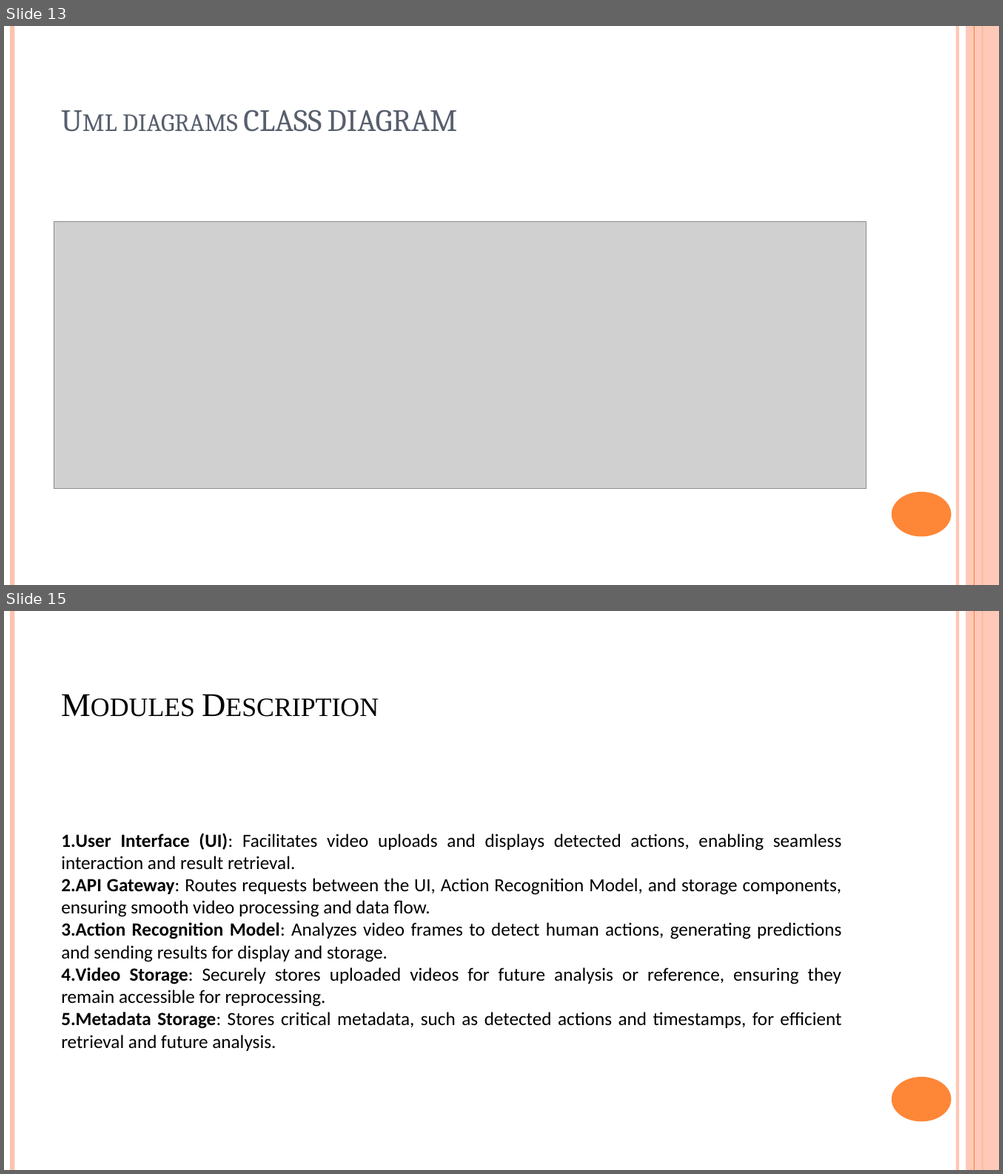
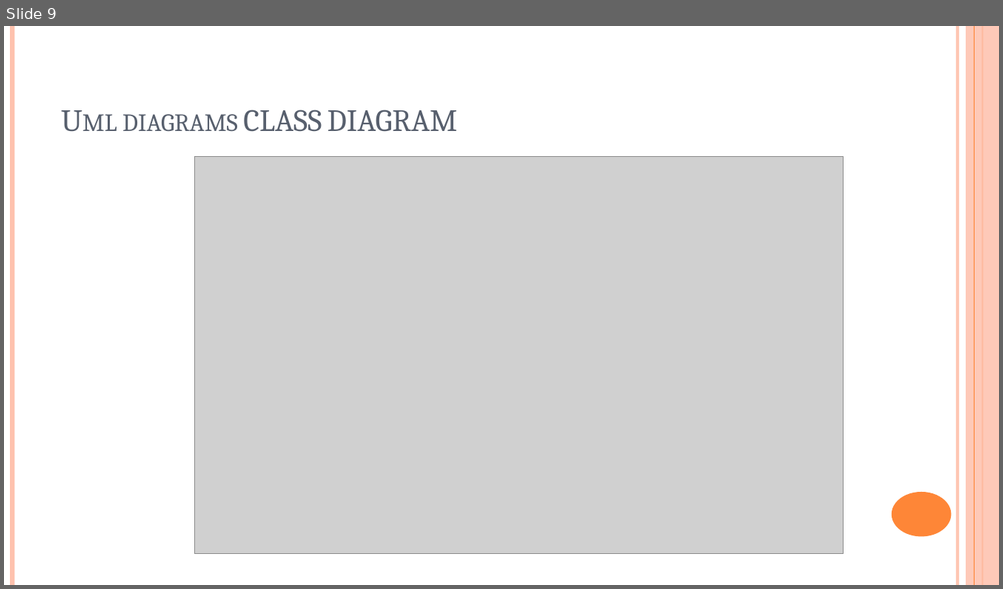
Before and after one commit to karthikeya-goud/Mini_project, a slide deck: B10 PRC 3.pptx. Shown one above the other, each under a label of ours: slides 13 and 15 before the commit, slide 9 after it; the slides between them are not shown. The pictures are 1003x1174 and 1003x589 pixels, drawn with LibreOffice and Linux fonts; fonts in the diff are those of the drawing; grey boxes stand for pictures. Boxes give left, top, right and bottom in pixels: in the first picture for what was removed or moved away, otherwise in the second. Text is boxed around its words. In the diff, an @@ line names an element or a change of style, - is before the commit and + after.

```diff
--- a/B10 PRC 3.pptx
+++ b/B10 PRC 3.pptx
@@ slide 15 removed at (4, 611, 999, 1170), background #FFFFFF; not listed: 6 template elements that a slide beside it also shows @@
@@ title removed at (54, 633, 867, 726) @@
-Modules Description
@@ text removed at (61, 833, 842, 1051) @@
-1. User Interface (UI): Facilitates video uploads and displays detected actions, enabling seamless interaction and result retrieval.
-2. API Gateway: Routes requests between the UI, Action Recognition Model, and storage components, ensuring smooth video processing and data flow.
-3. Action Recognition Model: Analyzes video frames to detect human actions, generating predictions and sending results for display and storage.
-4. Video Storage: Securely stores uploaded videos for future analysis or reference, ensuring they remain accessible for reprocessing.
-5. Metadata Storage: Stores critical metadata, such as detected actions and timestamps, for efficient retrieval and future analysis.
@@ what was slide 13 is now slide 9 @@
@@ slide 9 changed as well @@
@@ picture: place and size @@
-picture at (54, 221, 867, 489)
+picture at (195, 156, 843, 554)
```
Also in this commit, not shown: 15 other slides changed, 3 slides added, 5 other slides removed.
